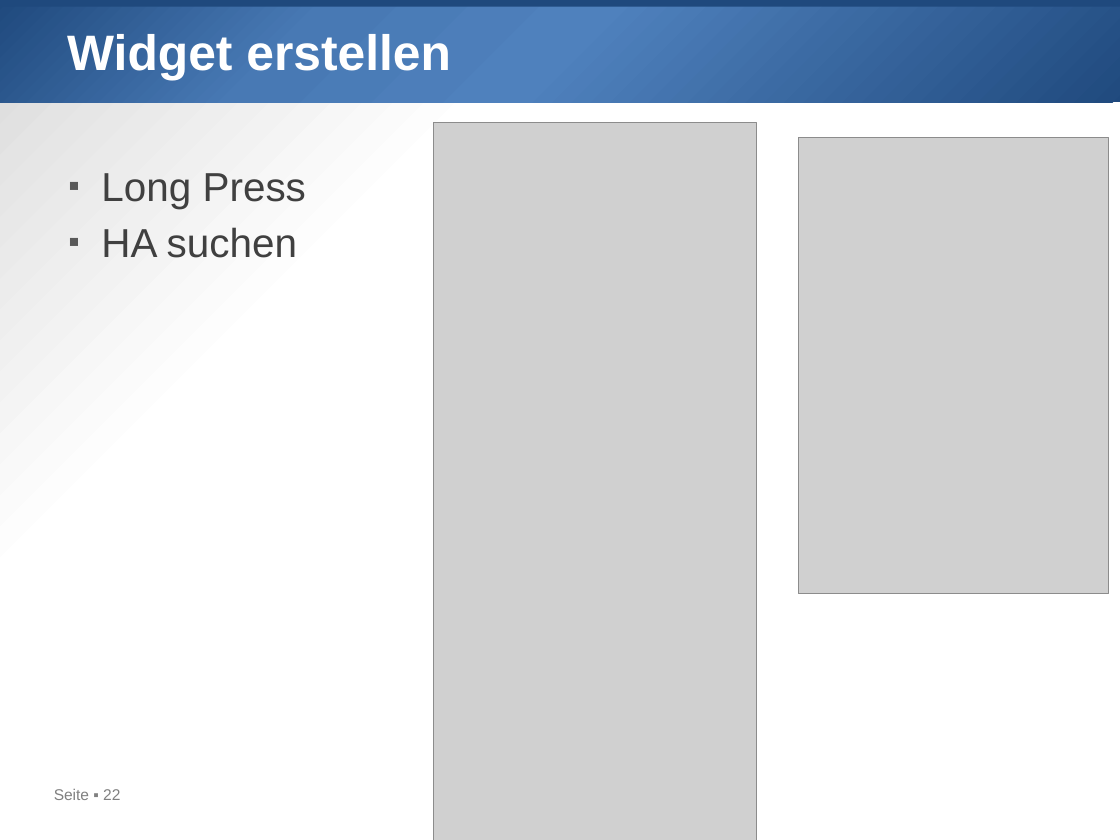
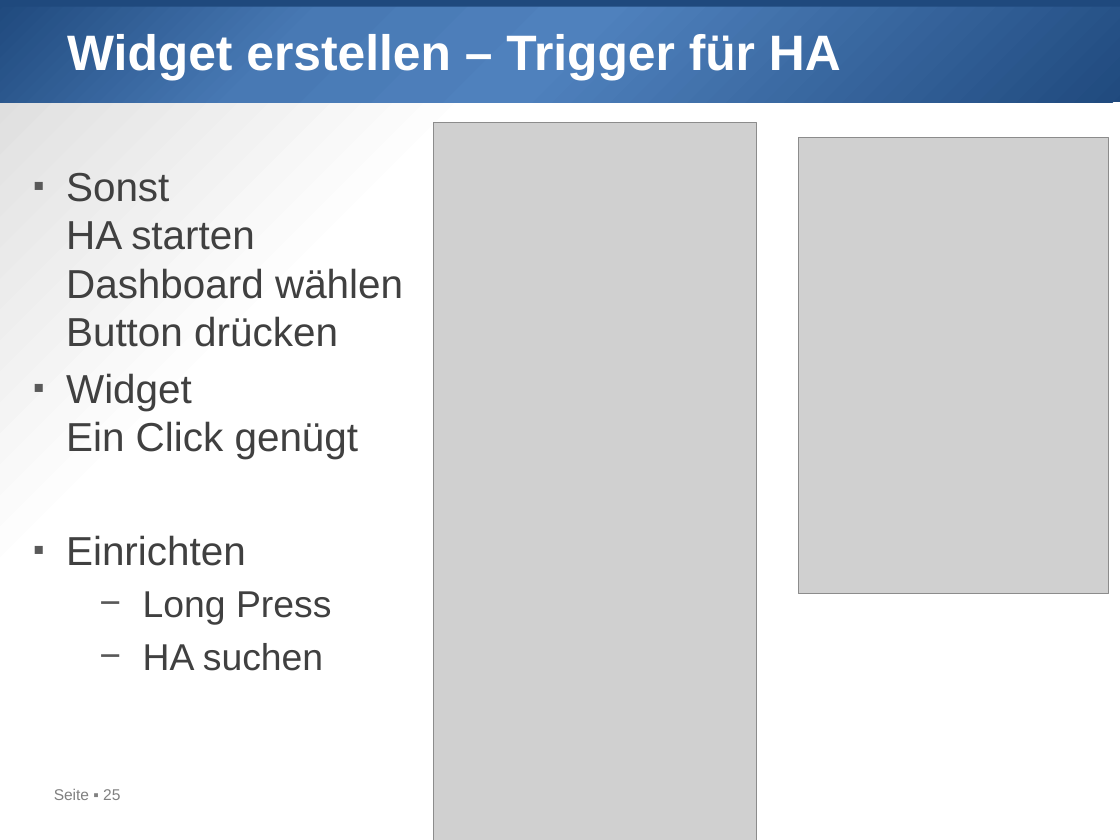
Before and after one commit to htl-leo/sperlhof, a slide deck: slide 25 of 2025-03-31/02_companion app.pptx (slide 22 before the commit). Drawn at 1120x840 pixels with LibreOffice and Linux fonts; fonts in the diff are those of the drawing; grey boxes stand for pictures. Boxes give left, top, right and bottom in pixels: in the first picture for what was removed or moved away, otherwise in the second. Text is boxed around its words. In the diff, an @@ line names an element or a change of style, - is before the commit and + after.

```diff
--- a/2025-03-31/02_companion app.pptx
+++ b/2025-03-31/02_companion app.pptx
@@ title at bbox=[67, 34, 841, 81]: text changed @@
-Widget erstellen
+Widget erstellen – Trigger für HA
@@ text "Sonst HA starten Dashboard wählen ...": place and size @@
-text "Sonst HA starten Dashboard wählen ..." at bbox=[101, 173, 306, 258]
+text "Sonst HA starten Dashboard wählen ..." at bbox=[66, 173, 403, 671]
@@ text at bbox=[66, 173, 403, 566]: paragraphs added @@
+▪ Sonst
+  HA starten
+  Dashboard wählen
+  Button drücken
+▪ Widget
+  Ein Click genügt
+▪ Einrichten
@@ text at bbox=[143, 591, 331, 671]: size 26 to 24 pt in "Long Press", "HA suchen"; bullet ▪ to −; list level 1 to 2 in "Long Press"; list level 1 to 2 in "HA suchen" @@
@@ page number at bbox=[54, 789, 120, 800]: text changed @@
-Seite ▪ 22
+Seite ▪ 25
```
Also in this commit, not shown: 3 other slides changed, 3 slides added, 27 other files.
